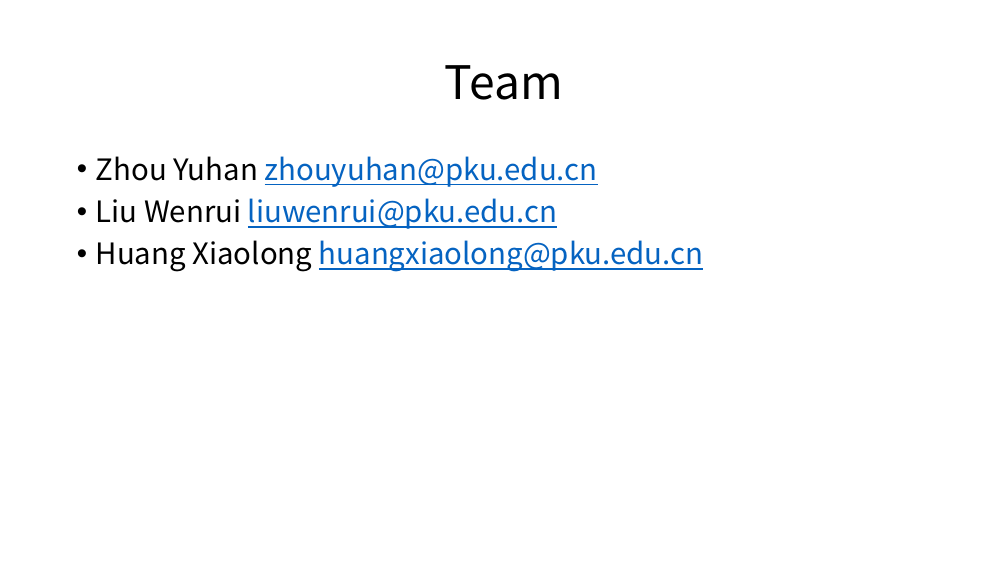
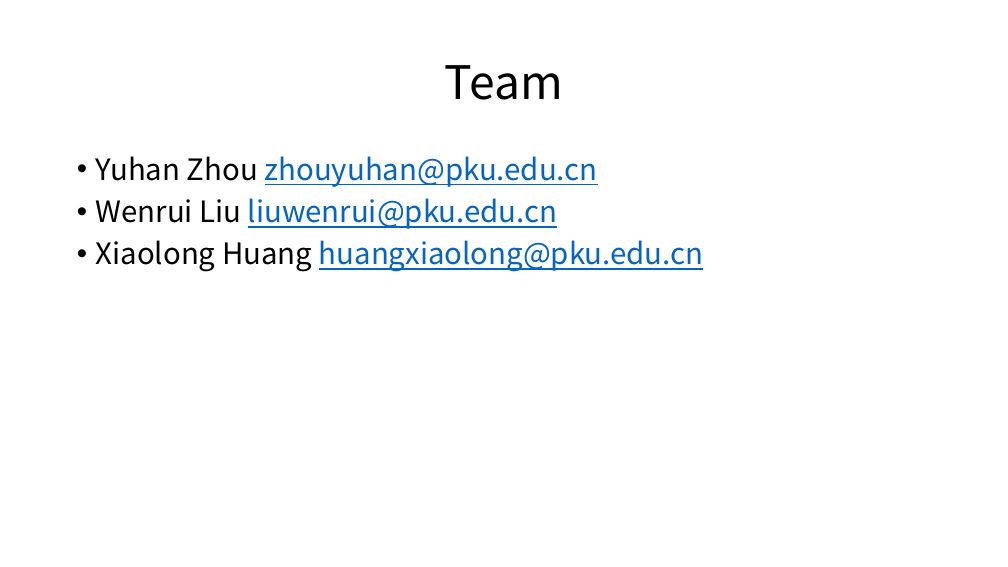
Before and after one commit to HumphreyChou/DNS-on-CRAQ, a slide deck: slide 10 of presentation/DNS_strong_consistency.pptx. Drawn at 1008x567 pixels with LibreOffice and Linux fonts; fonts in the diff are those of the drawing. Boxes give left, top, right and bottom in pixels: in the first picture for what was removed or moved away, otherwise in the second. Text is boxed around its words. In the diff, an @@ line names an element or a change of style, - is before the commit and + after.

```diff
--- a/presentation/DNS_strong_consistency.pptx
+++ b/presentation/DNS_strong_consistency.pptx
@@ text at [96,156,704,272]: text changed @@
-• Zhou Yuhan zhouyuhan@pku.edu.cn
-• Liu Wenrui liuwenrui@pku.edu.cn
-• Huang Xiaolong huangxiaolong@pku.edu.cn
+• Yuhan Zhou zhouyuhan@pku.edu.cn
+• Wenrui Liu liuwenrui@pku.edu.cn
+• Xiaolong Huang huangxiaolong@pku.edu.cn
```
Also in this commit, not shown: 1 other slide changed, 1 other file.
